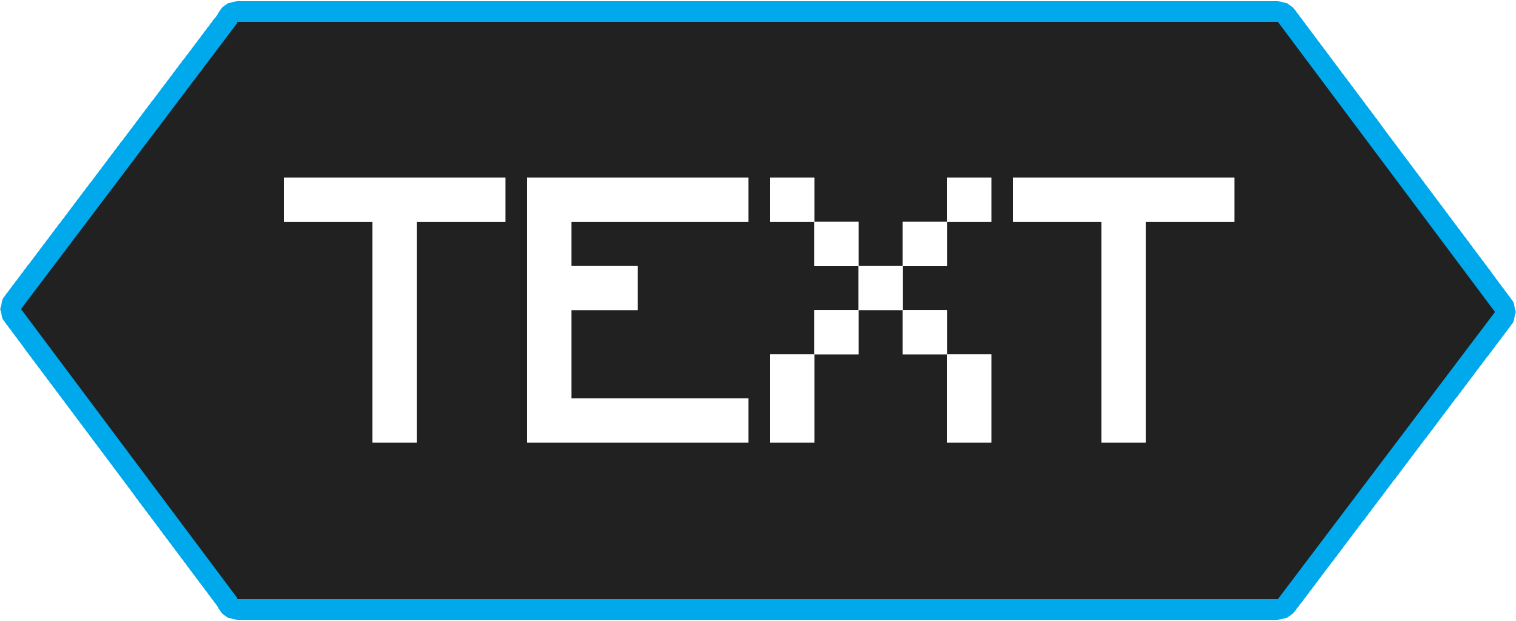
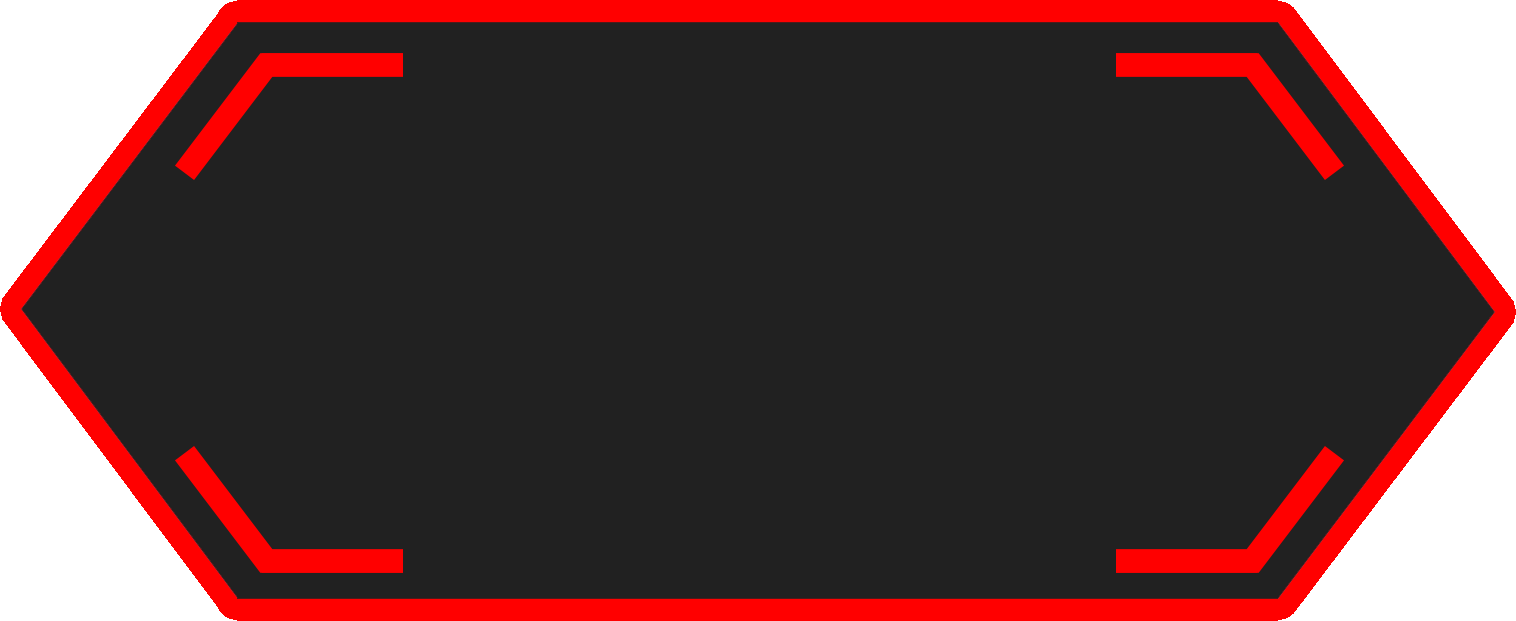
Layered file, before and after one edit (1516x621). Changes by layer:
renamed "TEXT" to "PLAY", hid it, painted on it over (284, 177, 1235, 443)
added layer "Rectangle 2 copy 3" above "Rectangle 2 copy 4" over (175, 446, 403, 573)
added layer "Rectangle 2 copy 4" above "Rectangle 2 copy 2" over (1116, 53, 1344, 180)
added layer "Rectangle 2 copy 2" above "Rectangle 2 copy" over (1116, 446, 1344, 573)
added layer "Rectangle 2 copy" above "Layer 1" over (175, 53, 403, 180)
painted on "Rectangle 1" over (0, 0, 1516, 621)
